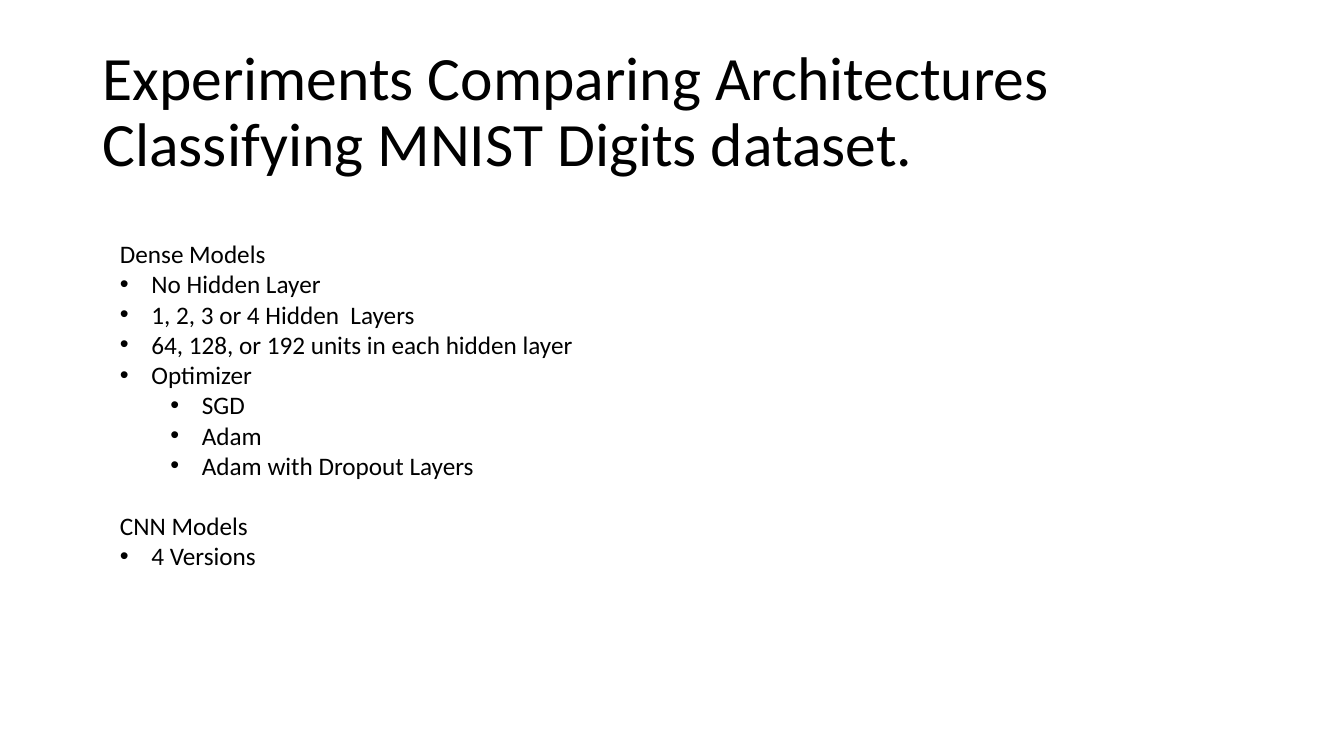
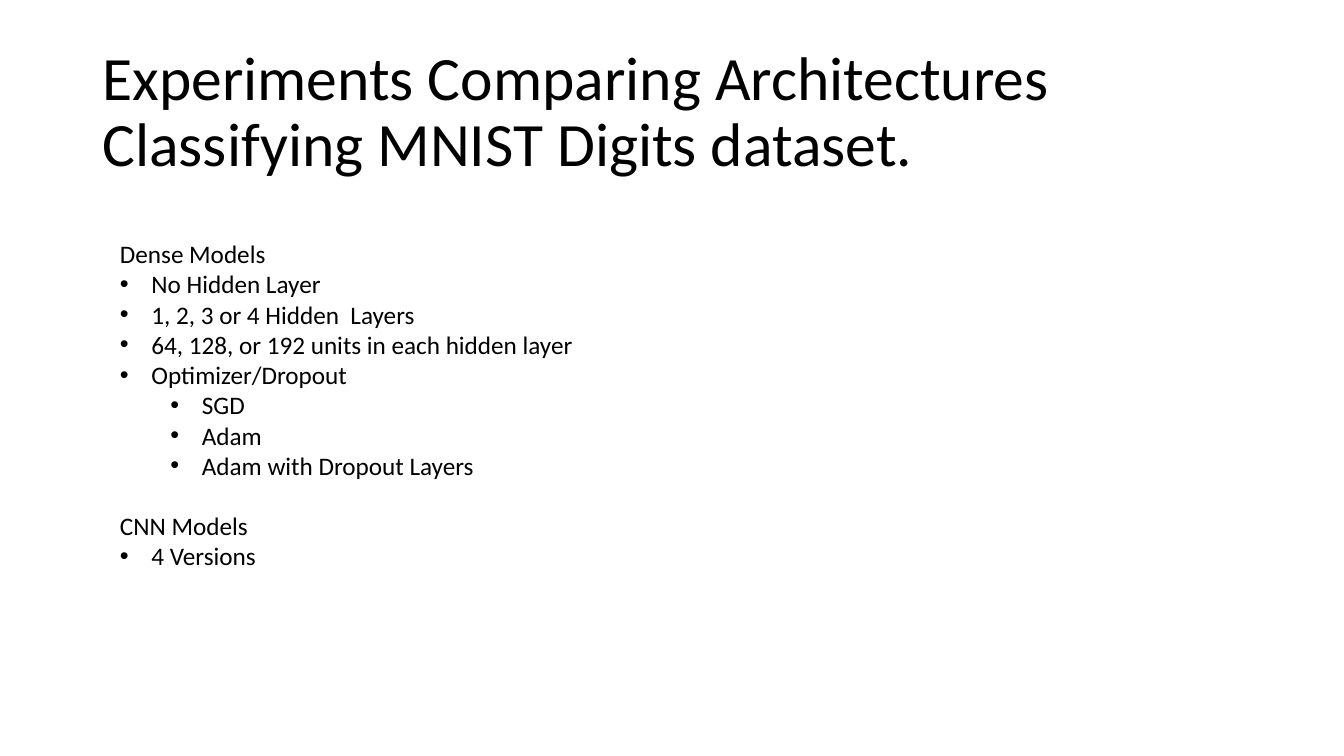
Before and after one commit to albert-kepner/Week6_DL_FinalProject, a slide deck: slide 2 of DTSA 5011 Introduction to Deep Learning Final Project.pptx. Drawn at 1344x756 pixels with LibreOffice and Linux fonts; fonts in the diff are those of the drawing. Boxes give left, top, right and bottom in pixels: in the first picture for what was removed or moved away, otherwise in the second. Text is boxed around its words. In the diff, an @@ line names an element or a change of style, - is before the commit and + after.

Commit message:
work on presentation

```diff
--- a/DTSA 5011 Introduction to Deep Learning Final Project.pptx
+++ b/DTSA 5011 Introduction to Deep Learning Final Project.pptx
@@ text at (151, 366, 346, 388): text changed @@
-• Optimizer
+• Optimizer/Dropout
```
Also in this commit, not shown: 6 slides added, 1 other file.
